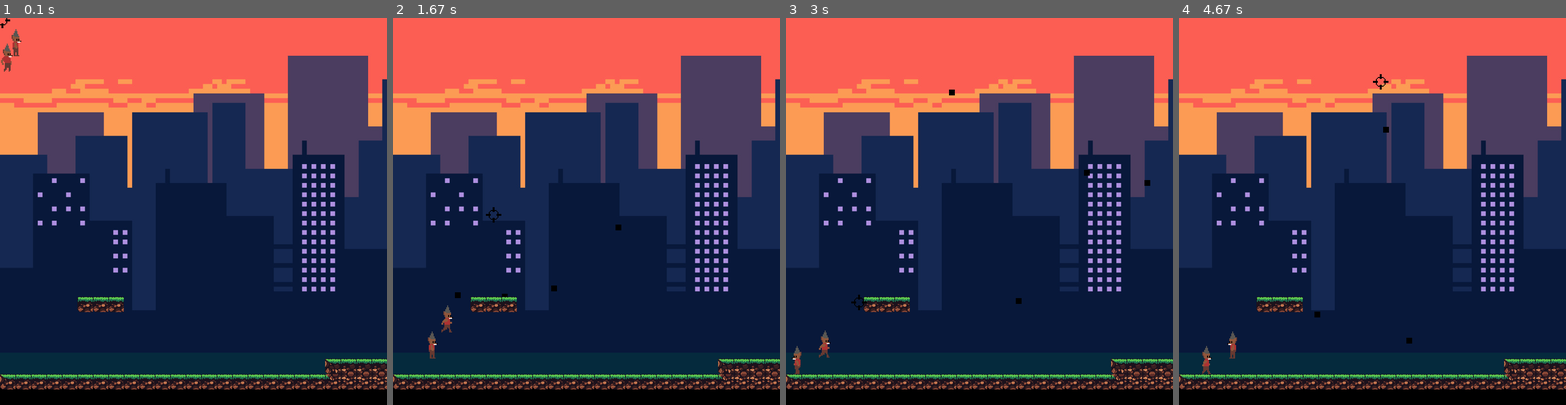
Above: before the commit, frames 1-4 (left to right).
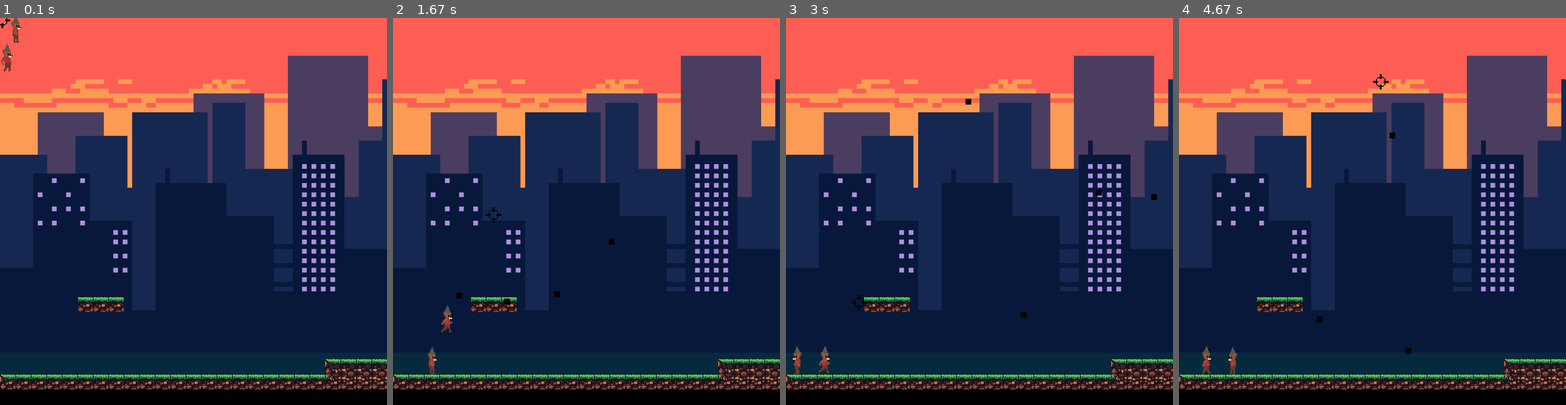
Above: after the commit, the same moments.

Repository: manucouto1/PyGame_5Gatos
Game: pygame game, started from src/main.py
Two runs of this game, one before a commit and one after it. Both use one fixed random seed, a clock stepped at 60 frames per second and the inputs below.
Inputs (mouse positions are in pixels of both pictures, inside the frame that each line leads up to):
- Up to frame 1 (0.1 s): no input
- Up to frame 2 (1.67 s): click (586, 211) at 0.4 s; hold Right 0.67-1.13 s; click (710, 199) at 0.77 s; hold Up 1.17-1.47 s; click (586, 238) at 1.27 s; hold Right from 1.5 s (still down); click (493, 215) at 1.6 s
- Up to frame 3 (3 s): release Right at 1.97 s; hold Left 2-2.53 s; click (1018, 296) at 2.1 s; hold Left 2.57-2.97 s; move the mouse to (859, 304) at 2.6 s; click (859, 304) at 2.67 s
- Up to frame 4 (4.67 s): hold Up 3-3.37 s; click (1430, 76) at 3.1 s; hold Right 3.4-4.03 s; click (1515, 346) at 3.5 s; hold Left 4.07-4.53 s; click (1418, 246) at 4.17 s; hold Right from 4.57 s (still down); move the mouse to (1380, 79) at 4.6 s

The runs differ from the first frame. In frame 1, 0.2% of the frame differs, in the area x 3-6%, y 0-10%; in frame 2, 0.3%; in frame 3, 0.4%, in the area x 8-96%, y 18-92%; in frame 4, 0.3%.

Commit message:
[Camera, Main] Added all groups to Camera group, fixes camera-gameElemnts offset

Diff:
--- a/src/active_entities/activeEntity.py
+++ b/src/active/active_entity.py
@@ -1,8 +1,6 @@
 import pygame as pg
-import os
 import assets
 from src.spritesheet import Spritesheet
-from src.projectile import Projectile
 
 GRAVITY = pg.Vector2((0, 4.8))
 
--- a/src/active_entities/enemy.py
+++ b/src/active/enemy.py
@@ -1,5 +1,5 @@
 import pygame as pg
-from src.active_entities.activeEntity import ActiveEntity
+from src.active.active_entity import ActiveEntity
 
 GRAVITY = pg.Vector2((0, 4.8))
 
@@ -10,6 +10,7 @@
         super().__init__(width, height, offset, frames, level)
         self.path = [0, 100]
         self.walk_count = 0
+        self.jump()
 
     def move(self):
         if self.vel.x > 0:
@@ -23,7 +24,7 @@
             else:  # Change direction
                 self.move_right()
 
-    def update(self, camera):
+    def update(self):
         self.move()
         self.walk_loop()
 
--- a/src/active_entities/player.py
+++ b/src/active/player.py
@@ -1,6 +1,6 @@
 import pygame as pg
 from src.projectile import Projectile
-from src.active_entities.activeEntity import ActiveEntity
+from src.active.active_entity import ActiveEntity
 
 GRAVITY = pg.Vector2((0, 4.8))
 
@@ -24,8 +24,8 @@
         else:
             offset = self.offset
 
-        bullet = Projectile(round(self.rect.x + self.rect.width // 2 + offset + camera.cam.x),
-                            round(self.rect.y + self.rect.height // 2 + camera.cam.y), 6)
+        bullet = Projectile(round(self.rect.x + self.rect.width // 2 + offset),
+                            round(self.rect.y + self.rect.height // 2), 6)
 
         bullet.trajectory(m_pos)
 
--- a/src/main.py
+++ b/src/main.py
@@ -6,9 +6,9 @@
 import sys
 
 from camera import Camera
-from src.active_entities.enemy import Enemy
+from src.active.enemy import Enemy
 from level import Level
-from src.active_entities.player import Player
+from src.active.player import Player
 
 white = (255, 255, 255)
 SCREEN_WIDTH = 800
@@ -32,18 +32,22 @@
     screen = pg.display.set_mode((SCREEN_WIDTH, SCREEN_HEIGHT))
     pg.display.set_caption("tutorial pygame parte 2")
 
+    platforms = pg.sprite.Group()
+    bullets = pg.sprite.Group()
+    enemies = pg.sprite.Group()
+
     level = Level("tiles_32x32")
-    platforms = pg.sprite.Group()
     player = Player(32, 64, 16, 8, platforms)
     camera = Camera(player, pg.Rect(0, 0, level.map_width * 32, level.map_height * 32), SCREEN_SIZE)
+
     level.load_platforms(platforms, camera)
 
     # Main loop
     clock = pg.time.Clock()
-    bullets = pg.sprite.Group()
-    enemies = pg.sprite.Group()
+
     enemy = Enemy(32, 64, 16, 8, platforms)
     enemies.add(enemy)
+    camera.add(enemy)
 
     while True:
         screen.blit(bg, (0, 0))
@@ -61,15 +65,20 @@
                 # mouse shutting
                 if len(bullets) < 5:
                     # look to shoot direction
-                    bullets.add(player.shoot(camera))
+                    projectile = player.shoot(camera)
+                    bullets.add(projectile)
+                    camera.add(projectile)
 
         to_remove = list(filter(lambda bll: SCREEN_HEIGHT < bll.x or bll.x < 0 or SCREEN_WIDTH < bll.y or bll.y < 0,
                                 bullets.sprites()))
+
+        to_remove2 = pg.sprite.groupcollide(bullets, platforms, False, False)
+
+        print(to_remove2)
+
         bullets.remove(to_remove)
 
-        bullets.update()
         camera.update()
-        enemies.update(camera)
 
         pressed = pg.key.get_pressed()
 
@@ -82,8 +91,6 @@
         screen_rect[2] += level.map_width * level.tile_size - SCREEN_WIDTH
         player.rect.clamp_ip(screen_rect)
 
-        bullets.draw(screen)
-        enemies.draw(screen)
         camera.draw(screen)
         update_cursor(pg.mouse.get_pos(), screen, cursor)
         pg.display.update()
